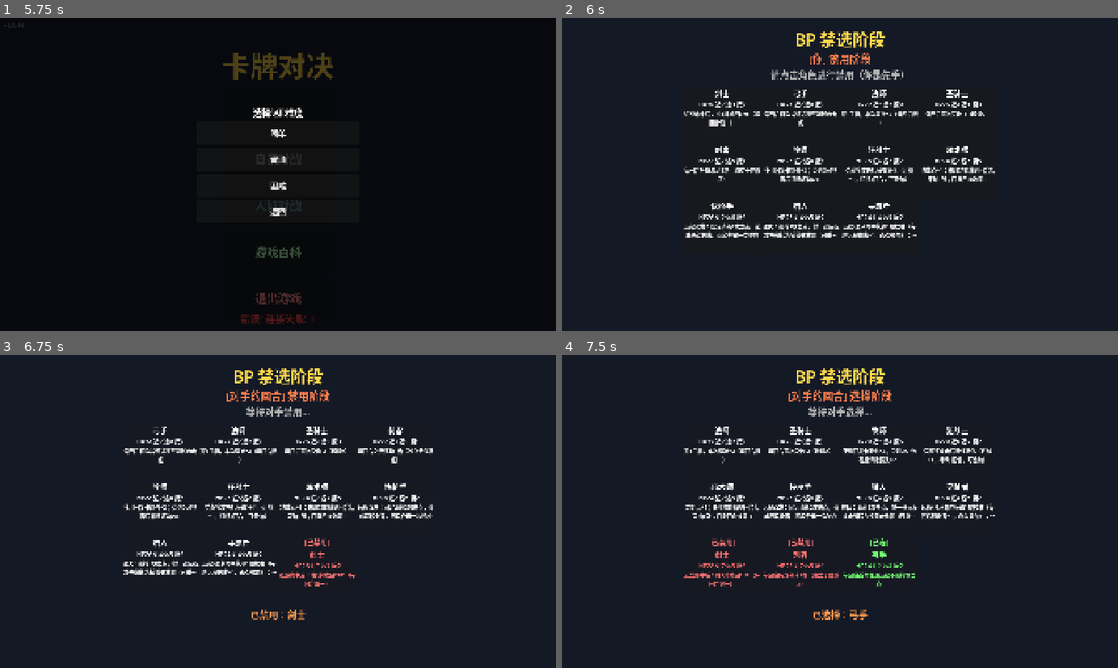
Above: before the commit, frames 1-4 (two rows, left to right).
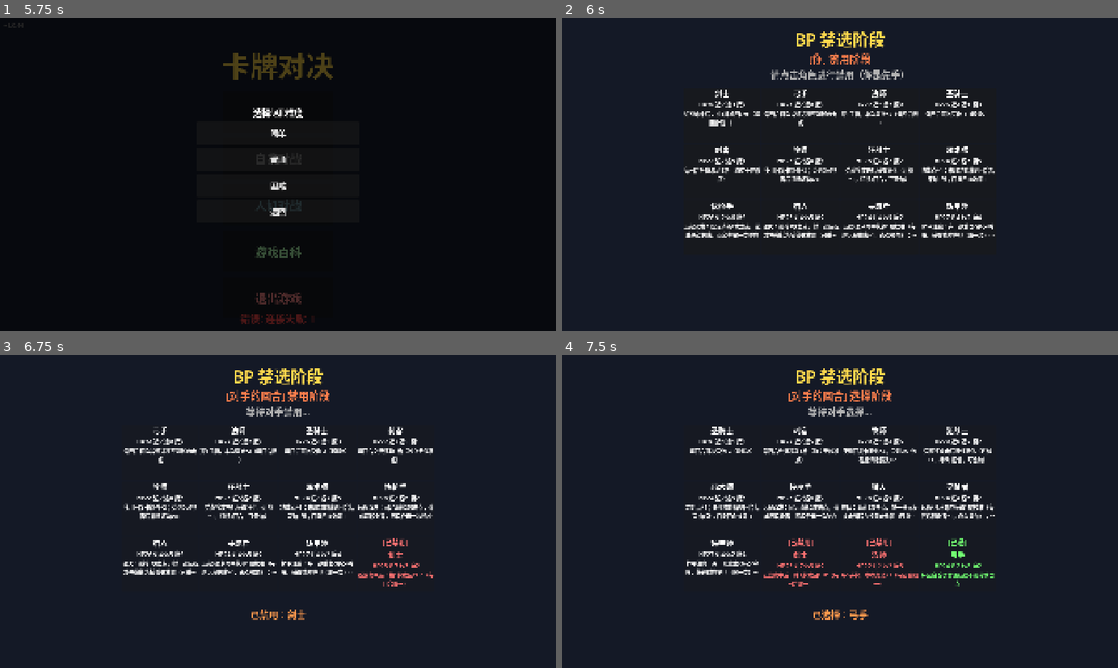
Above: after the commit, the same moments.

Repository: 41hu/card_duel
Game: Godot game, scene res://scenes/main_menu.tscn
Two runs of this game, one before a commit and one after it. Both use one fixed random seed, a clock stepped at 60 frames per second and the inputs below.
Inputs (mouse positions are in pixels of both pictures, inside the frame that each line leads up to):
- Up to frame 1 (5.75 s): click "多人对战" at 0.5 s; click "自我对战" at 1.25 s; click (227, 174) at 2.02 s; type "12" at 2.1 s; click "加入" at 2.75 s; click "返回" at 3.5 s; click "人机对战" at 4.25 s; click "游戏百科" at 5 s
- Up to frame 2 (6 s): click "简单" at 5.75 s
- Up to frame 3 (6.75 s): click (161, 452) at 6.5 s
- Up to frame 4 (7.5 s): click (723, 452) at 7.25 s

Frame 1 is identical in both runs. In frame 2, 0.4% of the frame differs, in the area x 64-78%, y 59-71%; in frame 3, 1.0%; in frame 4, 2.3%, in the area x 21-78%, y 22-74%.

Commit message:
balance: 新增角色铸甲师(护甲注魔/护甲耐久+1)
铸甲师: HP27/近4/远2/魔4
- 技能"护甲注魔"(机制待主维护者实现): 弃一张重击/穿心/吟唱得对应护甲(限一次)
- 被动: 护甲耐久上限+1(待主维护者恢复 armor_durability_bonus 机制)
- 角色池 11名 → 12名, 同步 GAME_RULES/README

Diff:
--- a/scripts/data/character_data.gd
+++ b/scripts/data/character_data.gd
@@ -1,4 +1,4 @@
-# character_data.gd — 角色数据定义（11名角色）
+# character_data.gd — 角色数据定义（12名角色）
 extends RefCounted
 
 const CHARACTER_DB = {
@@ -13,6 +13,7 @@
 	"gunslinger":  {name="快枪手", hp=26, near=2, range=6, magic=2, skill="gunslinger",   skill_desc="远程双发：固定消耗2攻击点，造成两段伤害，两段各需一次响应"},
 	"hunter":      {name="猎人",   hp=26, near=4, range=5, magic=2, skill="hunter",       skill_desc="埋伏：消耗1攻击点，将一张远程攻击牌转为捕兽夹放置（可重叠，踩上-3HP）"},
 	"tracker":     {name="寻踪者", hp=24, near=4, range=5, magic=2, skill="tracker",      skill_desc="远程/法术命中获得1层校准（每层远程伤害+1，永久叠加）；远程/法术攻击未造成伤害则校准清空"},
+	"wardsmith":   {name="铸甲师", hp=27, near=4, range=2, magic=4, skill="wardsmith",    skill_desc="护甲注魔：弃一张重击/穿心/吟唱，获得对应护甲（限一次）；护甲耐久上限+1"},
 }
 
-const CHARACTER_IDS = ["swordsman", "archer", "mage", "paladin", "assassin", "priest", "berserker", "warlock", "gunslinger", "hunter", "tracker"]
+const CHARACTER_IDS = ["swordsman", "archer", "mage", "paladin", "assassin", "priest", "berserker", "warlock", "gunslinger", "hunter", "tracker", "wardsmith"]
Not shown, changed: GAME_RULES.md
Not shown, changed: README.md
